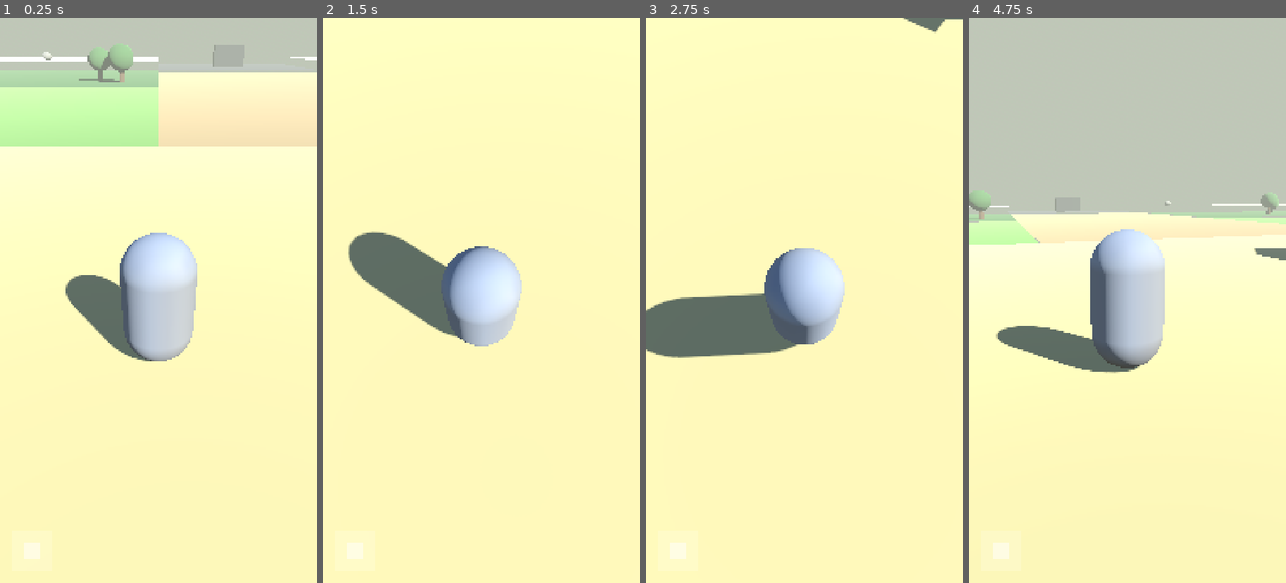
Above: before the commit, frames 1-4 (left to right).
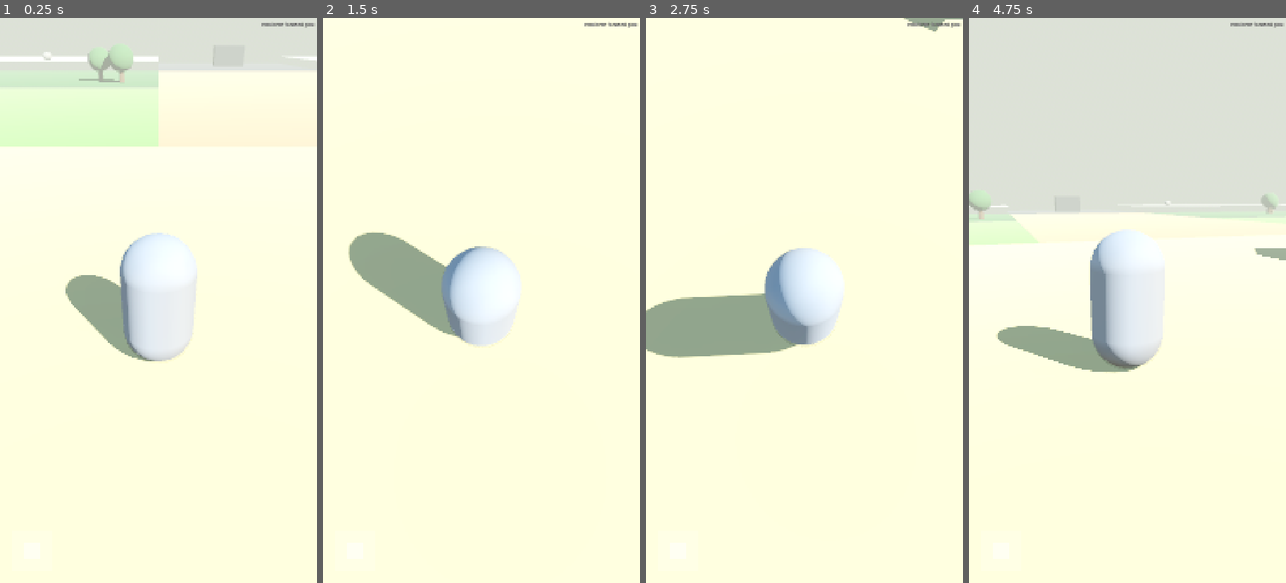
Above: after the commit, the same moments.

Repository: smh8627-jpg/swbins
Game: Godot game, scene res://games/saga_go/world/TestVillage.tscn
Two runs of this game, one before a commit and one after it. Both use one fixed random seed, a clock stepped at 60 frames per second and the inputs below.
Inputs (mouse positions are in pixels of both pictures, inside the frame that each line leads up to):
- Up to frame 1 (0.25 s): no input
- Up to frame 2 (1.5 s): tap Enter at 0.5 s; drag from (354, 549) to (513, 176) at 0.52 s; drag from (418, 328) to (465, 413) at 1.27 s
- Up to frame 3 (2.75 s): tap Space at 2 s; move the mouse to (836, 176) at 2.02 s; hold D (move_right) from 2.03 s (still down); hold K (combat_ult) from 2.03 s (still down)
- Up to frame 4 (4.75 s): release D (move_right) at 2.75 s; release K (combat_ult) at 2.75 s; drag from (1111, 413) to (1032, 215) at 2.77 s; tap Enter at 3.5 s; move the mouse to (1222, 385) at 3.52 s; hold A (move_left) 3.53-4.25 s; hold L (combat_dodge) 3.53-4.25 s; drag from (1032, 215) to (1079, 159) at 4.27 s

The runs differ from the first frame. In frame 1, 98% of the frame differs, in the area x 0-100%, y 0-100%; in frame 2, 99%; in frame 3, 100%; in frame 4, 96%.

Commit message:
saga-godot — 66-1장 렌더러 프로파일 나머지 구현 (Environment 분리 + AA/그림자 feature tag + 디버그 표시)
- assets/environment/env_pc.tres / env_mobile.tres 신규: TestVillage.tscn에
  박혀 있던 Sky/Environment를 뽑아내 PC는 SSR·SSAO·SSIL·SDFGI·Volumetric Fog
  추가, Mobile은 하늘/안개/톤매핑/Glow만 PC와 동일값 유지
- games/saga_go/world/environment_profile.gd 신규: WorldEnvironment에 붙어
  OS.has_feature("mobile"/"web")로 두 리소스 중 하나를 런타임에 고름 —
  씬 파일 안에는 분기를 두지 않는다는 원칙대로 유일한 분기점
- project.godot: msaa_3d/use_taa/directional_shadow size·필터 품질을 PC
  기본값 + .mobile feature tag 오버라이드로 추가. 키 이름은 받아 둔 Godot
  4.7.2 바이너리로 ProjectSettings.has_setting 직접 호출해 실재 확인 후 반영
- games/saga_go/ui/renderer_debug_label.gd + MobileHUD.tscn: 46장 "현재
  rendering_method 표시" 구현, OS.is_debug_build() 아니면 자동 숨김
- 검증: --headless --editor --quit(임포트) · --headless --quit-after 5
  --verbose(TestVillage 완주) 둘 다 exit 0, error/warning/missing 로그 0건.
  verbose 로그로 새 리소스 4개 전부 정상 로드 확인. 실제 GUI에서 SDFGI/SSR이
  눈에 보이는지는 여전히 미검증(헤드리스 한계) — PROJECT_STATE.md에 기록

Co-Authored-By: Claude Sonnet 5 <noreply@anthropic.com>

Diff:
--- /dev/null
+++ b/saga-godot/assets/environment/env_mobile.tres
@@ -0,0 +1,24 @@
+[gd_resource type="Environment" load_steps=3 format=3]
+
+[sub_resource type="ProceduralSkyMaterial" id="SkyMat1"]
+sky_top_color = Color(0.38, 0.55, 0.82, 1)
+sky_horizon_color = Color(0.75, 0.8, 0.78, 1)
+ground_bottom_color = Color(0.3, 0.28, 0.24, 1)
+ground_horizon_color = Color(0.55, 0.55, 0.5, 1)
+
+[sub_resource type="Sky" id="Sky1"]
+sky_material = SubResource("SkyMat1")
+
+[resource]
+background_mode = 2
+sky = SubResource("Sky1")
+ambient_light_source = 3
+ambient_light_energy = 1.0
+fog_enabled = true
+fog_light_color = Color(0.75, 0.78, 0.72, 1)
+fog_density = 0.006
+tonemap_mode = 2
+tonemap_exposure = 1.0
+glow_enabled = true
+glow_intensity = 0.6
+glow_bloom = 0.05
--- /dev/null
+++ b/saga-godot/assets/environment/env_pc.tres
@@ -0,0 +1,31 @@
+[gd_resource type="Environment" load_steps=3 format=3]
+
+[sub_resource type="ProceduralSkyMaterial" id="SkyMat1"]
+sky_top_color = Color(0.38, 0.55, 0.82, 1)
+sky_horizon_color = Color(0.75, 0.8, 0.78, 1)
+ground_bottom_color = Color(0.3, 0.28, 0.24, 1)
+ground_horizon_color = Color(0.55, 0.55, 0.5, 1)
+
+[sub_resource type="Sky" id="Sky1"]
+sky_material = SubResource("SkyMat1")
+
+[resource]
+background_mode = 2
+sky = SubResource("Sky1")
+ambient_light_source = 3
+ambient_light_energy = 1.0
+fog_enabled = true
+fog_light_color = Color(0.75, 0.78, 0.72, 1)
+fog_density = 0.006
+tonemap_mode = 2
+tonemap_exposure = 1.0
+glow_enabled = true
+glow_intensity = 0.6
+glow_bloom = 0.05
+ssr_enabled = true
+ssr_max_steps = 56
+ssao_enabled = true
+ssil_enabled = true
+sdfgi_enabled = true
+volumetric_fog_enabled = true
+volumetric_fog_density = 0.01
--- a/saga-godot/games/saga_go/ui/MobileHUD.tscn
+++ b/saga-godot/games/saga_go/ui/MobileHUD.tscn
@@ -1,6 +1,7 @@
-[gd_scene load_steps=2 format=3]
+[gd_scene load_steps=3 format=3]
 
 [ext_resource type="Script" path="res://games/saga_go/ui/virtual_joystick.gd" id="1"]
+[ext_resource type="Script" path="res://games/saga_go/ui/renderer_debug_label.gd" id="2"]
 
 [node name="MobileHUD" type="CanvasLayer"]
 
@@ -52,3 +53,17 @@
 theme_override_constants/outline_size = 6
 horizontal_alignment = 1
 autowrap_mode = 3
+
+[node name="RendererDebugLabel" type="Label" parent="."]
+anchor_left = 1.0
+anchor_right = 1.0
+offset_left = -220.0
+offset_top = 10.0
+offset_right = -10.0
+offset_bottom = 40.0
+theme_override_font_sizes/font_size = 16
+theme_override_colors/font_color = Color(1, 1, 1, 0.7)
+theme_override_colors/font_outline_color = Color(0, 0, 0, 1)
+theme_override_constants/outline_size = 4
+horizontal_alignment = 2
+script = ExtResource("2")
--- /dev/null
+++ b/saga-godot/games/saga_go/ui/renderer_debug_label.gd
@@ -0,0 +1,13 @@
+extends Label
+
+## PLAN.md 46장·66-1장 — 디버그 빌드에서만 현재 렌더러 프로파일을 표시한다.
+## 릴리즈 빌드에서는 자동으로 숨는다(46장 "릴리즈 빌드에서는 제거하거나
+## 숨길 수 있도록 한다").
+
+
+func _ready() -> void:
+	if not OS.is_debug_build():
+		visible = false
+		return
+	var method: String = ProjectSettings.get_setting("rendering/renderer/rendering_method", "?")
+	text = "renderer: %s" % method
--- a/saga-godot/games/saga_go/world/TestVillage.tscn
+++ b/saga-godot/games/saga_go/world/TestVillage.tscn
@@ -7,29 +7,14 @@
 [ext_resource type="PackedScene" path="res://games/saga_go/ui/MobileHUD.tscn" id="5"]
 [ext_resource type="Script" path="res://games/saga_go/world/npc_builder.gd" id="6"]
 [ext_resource type="Script" path="res://games/saga_go/world/bandit_encounter.gd" id="7"]
-
-[sub_resource type="ProceduralSkyMaterial" id="SkyMat1"]
-sky_top_color = Color(0.38, 0.55, 0.82, 1)
-sky_horizon_color = Color(0.75, 0.8, 0.78, 1)
-ground_bottom_color = Color(0.3, 0.28, 0.24, 1)
-ground_horizon_color = Color(0.55, 0.55, 0.5, 1)
-
-[sub_resource type="Sky" id="Sky1"]
-sky_material = SubResource("SkyMat1")
-
-[sub_resource type="Environment" id="Env1"]
-background_mode = 2
-sky = SubResource("Sky1")
-ambient_light_source = 3
-ambient_light_energy = 1.0
-fog_enabled = true
-fog_light_color = Color(0.75, 0.78, 0.72, 1)
-fog_density = 0.006
+[ext_resource type="Environment" path="res://assets/environment/env_pc.tres" id="8"]
+[ext_resource type="Script" path="res://games/saga_go/world/environment_profile.gd" id="9"]
 
 [node name="TestVillage" type="Node3D"]
 
 [node name="WorldEnvironment" type="WorldEnvironment" parent="."]
-environment = SubResource("Env1")
+environment = ExtResource("8")
+script = ExtResource("9")
 
 [node name="Sun" type="DirectionalLight3D" parent="."]
 transform = Transform3D(0.8, -0.35, 0.48, 0, 0.807, 0.59, -0.6, -0.472, 0.646, 0, 220, 0)
--- /dev/null
+++ b/saga-godot/games/saga_go/world/environment_profile.gd
@@ -0,0 +1,16 @@
+extends WorldEnvironment
+
+## PLAN.md 66-1장 — PC(forward_plus)와 Mobile/Web 프로파일이 각기 다른
+## Environment 리소스를 쓰도록 실행 시점에 고른다. 씬 안에는 이 스크립트만
+## 두고, 실제 값은 assets/environment/env_pc.tres · env_mobile.tres 둘로만
+## 관리한다 — 씬 파일 안에서 렌더러를 분기하지 않는다는 66-1장 원칙.
+
+const ENV_PC: Environment = preload("res://assets/environment/env_pc.tres")
+const ENV_MOBILE: Environment = preload("res://assets/environment/env_mobile.tres")
+
+
+func _ready() -> void:
+	if OS.has_feature("mobile") or OS.has_feature("web"):
+		environment = ENV_MOBILE
+	else:
+		environment = ENV_PC
--- a/saga-godot/project.godot
+++ b/saga-godot/project.godot
@@ -74,3 +74,13 @@
 renderer/rendering_method="forward_plus"
 renderer/rendering_method.mobile="mobile"
 renderer/rendering_method.web="gl_compatibility"
+
+anti_aliasing/quality/msaa_3d=2
+anti_aliasing/quality/msaa_3d.mobile=1
+anti_aliasing/quality/use_taa=true
+anti_aliasing/quality/use_taa.mobile=false
+
+lights_and_shadows/directional_shadow/size=4096
+lights_and_shadows/directional_shadow/size.mobile=1024
+lights_and_shadows/directional_shadow/soft_shadow_filter_quality=3
+lights_and_shadows/directional_shadow/soft_shadow_filter_quality.mobile=0
Not shown, added: saga-godot/games/saga_go/ui/renderer_debug_label.gd.uid
Not shown: 1 places in saga-godot/games/saga_go/world/TestVillage.tscn that only renumber resources
Not shown, added: saga-godot/games/saga_go/world/environment_profile.gd.uid
Not shown, changed: saga-godot/docs/PROJECT_STATE.md
